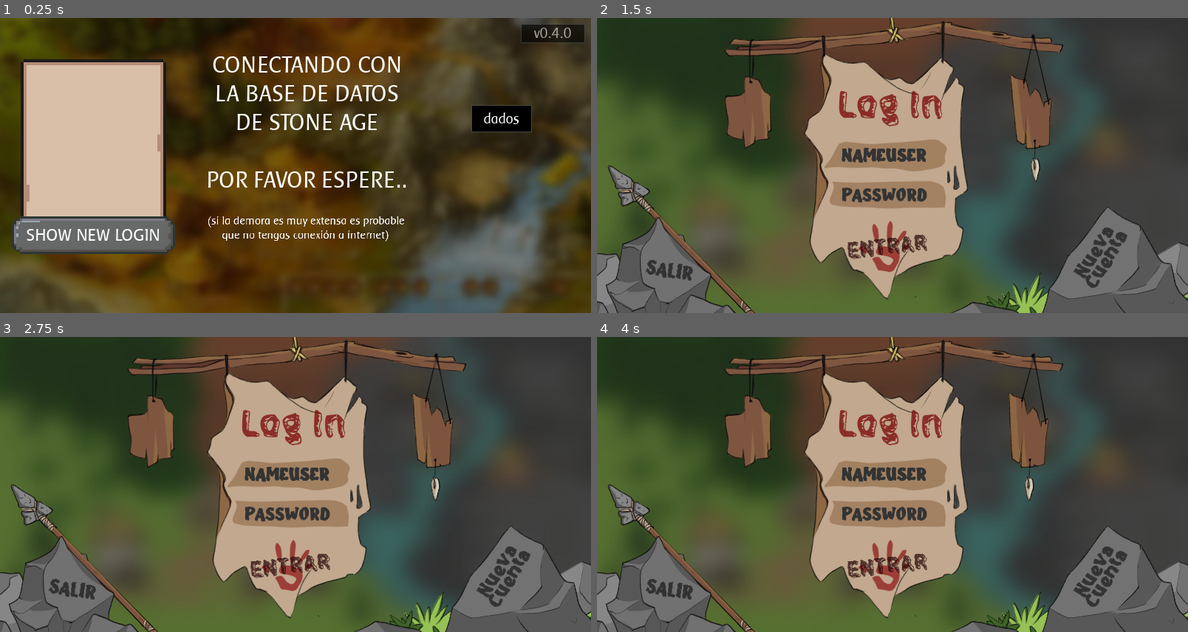
Above: before the commit, frames 1-4 (two rows, left to right).
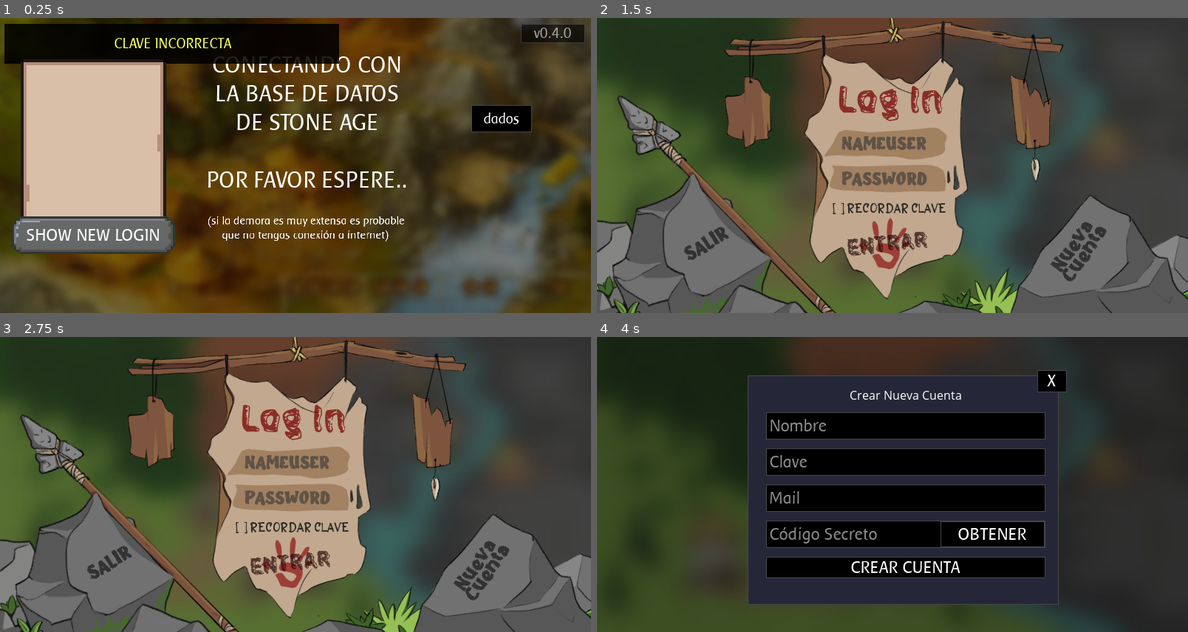
Above: after the commit, the same moments.

Repository: GabrielCancro/stone_age_firebase
Game: Godot game, scene res://Scenes/Login.tscn
Two runs of this game, one before a commit and one after it. Both use one fixed random seed, a clock stepped at 60 frames per second and the inputs below.
Inputs (mouse positions are in pixels of both pictures, inside the frame that each line leads up to; where the layout moved, square brackets give the same spot in the first picture):
- Up to frame 1 (0.25 s): no input
- Up to frame 2 (1.5 s): click "v0.4.0" at 0.5 s; click "SHOW NEW LOGIN" at 1.25 s
- Up to frame 3 (2.75 s): click (289, 564) [289, 567] at 2 s
- Up to frame 4 (4 s): click (892, 528) at 2.75 s, where only the run after the commit has a clickable "[ ] RECORDAR CLAVE"; click (1075, 570) at 3.5 s, where only the run after the commit has a clickable "Nueva Cuenta"

The runs differ from the first frame. In frame 1, 7.1% of the frame differs, in the area x 0-58%, y 2-16%; in frame 2, 21%; in frame 3, 21%; in frame 4, 66%, in the area x 0-100%, y 0-100%.
Error after the commit: Invalid get index 'user_name' (on base: 'Dictionary'). (res://Scenes/LoginNew.gd:25)

Commit message:
update

Diff:
--- /dev/null
+++ b/Scenes/CreateAccount.gd
@@ -0,0 +1,71 @@
+extends Control
+
+var CODE = 0
+var MSG_ID = 0
+
+func _ready():
+	$float_message.visible = false
+	$NewAccount/btn_back.connect("button_down",self,"onBackClick")
+	$NewAccount/VBox/btn_create.connect("button_down",self,"onCreateClick")
+	$NewAccount/VBox/code/btn_code.connect("button_down",self,"onCodeClick")
+	randomize()
+	CODE = randi()%9000+1000
+
+func onBackClick():
+	get_tree().change_scene("res://Scenes/LoginNew.tscn")
+
+func onCreateClick():
+	createAccount()
+
+func onCodeClick():
+	if $NewAccount/VBox/mail.text=="":
+		show_float_message("FALTA UN MAIL")
+		return
+	for user in FM.DATA.users:
+		if $NewAccount/VBox/mail.text==FM.DATA.users[user].mail:
+			show_float_message("ESE MAIL YA ESTA REGISTRADO!")
+			return
+	$NewAccount/VBox/code/btn_code.disabled = true
+	$MailSender.send(CODE,$NewAccount/VBox/mail.text)
+	show_float_message("HEMOS ENVIADO SU CODIGO SECRETO A SU MAIL!!")
+
+func createAccount():
+	var user_data = {
+		"name":$NewAccount/VBox/name.text.to_upper(),
+		"pass":$NewAccount/VBox/pass.text,
+		"mpass":$NewAccount/VBox/pass.text.md5_text(),
+		"mail":$NewAccount/VBox/mail.text,
+		"code":$NewAccount/VBox/code.text,
+	}
+	if user_data.name=="":
+		show_float_message("FALTA UN NOMBRE")
+		return
+	for u in FM.DATA.users:
+		if FM.DATA.users[u].name == user_data.name:
+			show_float_message("ESE USUARIO YA EXISTE!!!")
+			return
+	if user_data.pass=="":
+		show_float_message("FALTA UNA CLAVE")
+		return
+	if user_data.mail=="":
+		show_float_message("FALTA UN MAIL")
+		return
+	if user_data.code=="":
+		show_float_message("DEBES ESCRIBIR EL CODIGO SECRETO")
+		return
+	if str(CODE) != $NewAccount/VBox/code.text:
+		show_float_message("CODIGO SECRETO INCORRECTO")
+		return
+	user_data.erase("pass")
+	user_data.erase("code")
+	FM.DATA.users[user_data.name] = user_data
+	FM.push_data("users/"+user_data.name)
+	get_tree().change_scene("res://Scenes/LoginNew.tscn")
+
+func show_float_message(msg):
+	MSG_ID += 1
+	var mi_id = MSG_ID
+	$float_message.visible = true
+	$float_message/Label.text = msg
+	yield(get_tree().create_timer(4),"timeout")
+	if mi_id==MSG_ID: $float_message.visible = false
--- /dev/null
+++ b/Scenes/CreateAccount.tscn
@@ -0,0 +1,107 @@
+[gd_scene load_steps=6 format=2]
+
+[ext_resource path="res://assets/font/font_small.tres" type="DynamicFont" id=1]
+[ext_resource path="res://assets/themes/minimalUI/MinimalUI.tres" type="Theme" id=2]
+[ext_resource path="res://Games/StoneAge/assets/new_map_bg_blur.jpg" type="Texture" id=3]
+[ext_resource path="res://Scenes/CreateAccount.gd" type="Script" id=4]
+[ext_resource path="res://Scenes/MailSender.gd" type="Script" id=5]
+
+[node name="CreateAccount" type="Control"]
+anchor_right = 1.0
+anchor_bottom = 1.0
+script = ExtResource( 4 )
+
+[node name="TextureRect" type="TextureRect" parent="."]
+modulate = Color( 0.403922, 0.403922, 0.403922, 1 )
+anchor_right = 1.0
+anchor_bottom = 1.0
+texture = ExtResource( 3 )
+expand = true
+
+[node name="NewAccount" type="Panel" parent="."]
+margin_left = 204.0
+margin_top = 52.0
+margin_right = 625.0
+margin_bottom = 363.0
+theme = ExtResource( 2 )
+
+[node name="btn_back" type="Button" parent="NewAccount"]
+margin_left = 392.0
+margin_top = -7.0
+margin_right = 432.0
+margin_bottom = 23.0
+text = "X"
+
+[node name="VBox" type="VBoxContainer" parent="NewAccount"]
+anchor_right = 1.0
+anchor_bottom = 1.0
+margin_left = 25.0
+margin_top = 15.0
+margin_right = -18.0
+custom_constants/separation = 12
+
+[node name="Label" type="Label" parent="NewAccount/VBox"]
+margin_right = 378.0
+margin_bottom = 23.0
+text = "Crear Nueva Cuenta"
+align = 1
+
+[node name="name" type="LineEdit" parent="NewAccount/VBox"]
+margin_top = 35.0
+margin_right = 378.0
+margin_bottom = 72.0
+max_length = 10
+placeholder_text = "Nombre"
+
+[node name="pass" type="LineEdit" parent="NewAccount/VBox"]
+margin_top = 84.0
+margin_right = 378.0
+margin_bottom = 121.0
+max_length = 12
+placeholder_text = "Clave"
+
+[node name="mail" type="LineEdit" parent="NewAccount/VBox"]
+margin_top = 133.0
+margin_right = 378.0
+margin_bottom = 170.0
+placeholder_text = "Mail"
+
+[node name="code" type="LineEdit" parent="NewAccount/VBox"]
+margin_top = 182.0
+margin_right = 378.0
+margin_bottom = 219.0
+placeholder_text = "Código Secreto"
+
+[node name="btn_code" type="Button" parent="NewAccount/VBox/code"]
+margin_left = 236.0
+margin_top = 1.0
+margin_right = 377.0
+margin_bottom = 36.0
+text = "OBTENER"
+
+[node name="btn_create" type="Button" parent="NewAccount/VBox"]
+margin_top = 231.0
+margin_right = 378.0
+margin_bottom = 260.0
+text = "CREAR CUENTA"
+
+[node name="float_message" type="ColorRect" parent="."]
+margin_right = 453.0
+margin_bottom = 54.0
+rect_min_size = Vector2( 50, 50 )
+color = Color( 0, 0, 0, 0.862745 )
+
+[node name="Label" type="Label" parent="float_message"]
+anchor_right = 1.0
+anchor_bottom = 1.0
+margin_left = 17.0
+margin_right = -13.0
+custom_colors/font_color = Color( 0.968627, 1, 0.392157, 1 )
+custom_fonts/font = ExtResource( 1 )
+text = "CLAVE INCORRECTA"
+align = 1
+valign = 1
+autowrap = true
+
+[node name="MailSender" type="HTTPRequest" parent="."]
+script = ExtResource( 5 )
--- a/Scenes/Login.tscn
+++ b/Scenes/Login.tscn
@@ -613,7 +613,6 @@
 text = "SALIR"
 
 [node name="float_message" type="ColorRect" parent="."]
-visible = false
 anchor_left = 0.5
 anchor_top = 0.5
 anchor_right = 0.5
--- a/Scenes/LoginNew.gd
+++ b/Scenes/LoginNew.gd
@@ -1,17 +1,27 @@
 extends Control
 
-
-# Declare member variables here. Examples:
-# var a = 2
-# var b = "text"
-
-
-# Called when the node enters the scene tree for the first time.
 func _ready():
 	$Background/AnimationPlayer.play("wood")
-	pass # Replace with function body.
+	$btn_account.connect("button_down",self,"onClickAccount")
+	$btn_exit.connect("button_down",self,"onClickExit")
+	$btn_remember.connect("button_down",self,"onRememberClick")
+	checkRemember()
 
+func onClickAccount():
+	get_tree().change_scene("res://Scenes/CreateAccount.tscn")
 
-# Called every frame. 'delta' is the elapsed time since the previous frame.
-#func _process(delta):
-#	pass
+func onClickExit():
+	get_tree().quit()
+
+func onRememberClick():
+	$btn_remember/lb_X.visible = !$btn_remember/lb_X.visible
+	StoreData.DATA["remember_user"] = $btn_remember/lb_X.visible
+	checkRemember()
+
+func checkRemember():
+	$btn_remember/lb_X.visible = false
+	if("remember_user" in StoreData.DATA && StoreData.DATA.remember_user):
+		$btn_remember/lb_X.visible = true
+		$Input_name/LineEdit.text = StoreData.DATA.user_name
+		$Input_pass/LineEdit.text = StoreData.DATA.user_pass
+#		if("muted" in StoreData.DATA): $LogIn/Mute.pressed = StoreData.DATA.muted
--- a/Scenes/LoginNew.tscn
+++ b/Scenes/LoginNew.tscn
@@ -38,7 +38,27 @@
 extra_spacing_top = 7
 font_data = ExtResource( 7 )
 
+[sub_resource type="StyleBoxEmpty" id=7]
+
 [sub_resource type="StyleBoxEmpty" id=4]
+
+[sub_resource type="StyleBoxEmpty" id=8]
+
+[sub_resource type="DynamicFontData" id=9]
+font_path = "res://assets/font/bBagian.ttf"
+
+[sub_resource type="DynamicFont" id=10]
+size = 18
+extra_spacing_top = -6
+extra_spacing_bottom = -6
+font_data = SubResource( 9 )
+
+[sub_resource type="DynamicFont" id=11]
+size = 32
+outline_color = Color( 0, 0, 0, 1 )
+extra_spacing_top = -6
+extra_spacing_bottom = -6
+font_data = SubResource( 9 )
 
 [sub_resource type="DynamicFont" id=5]
 size = 30
@@ -90,8 +110,8 @@
 [node name="TextureRect3" type="TextureRect" parent="Background"]
 anchor_top = 1.0
 anchor_bottom = 1.0
-margin_top = -203.0
-margin_right = 216.0
+margin_top = -339.0
+margin_right = 361.0
 texture = ExtResource( 1 )
 expand = true
 
@@ -100,8 +120,8 @@
 anchor_top = 1.0
 anchor_right = 1.0
 anchor_bottom = 1.0
-margin_left = -355.0
-margin_top = -152.0
+margin_left = -404.0
+margin_top = -173.0
 texture = ExtResource( 3 )
 expand = true
 
@@ -111,89 +131,120 @@
 [node name="Label" type="Label" parent="."]
 modulate = Color( 1, 1, 1, 0.733333 )
 margin_left = 312.0
-margin_top = 94.0
+margin_top = 87.0
 margin_right = 484.0
-margin_bottom = 153.0
+margin_bottom = 146.0
 custom_colors/font_color = Color( 0.466667, 0, 0, 1 )
 custom_fonts/font = SubResource( 2 )
 text = "Log In"
 align = 1
 valign = 1
 
-[node name="TextureRect5" type="TextureRect" parent="."]
+[node name="Input_name" type="TextureRect" parent="."]
 anchor_left = 1.0
 anchor_top = 1.0
 anchor_right = 1.0
 anchor_bottom = 1.0
-margin_left = -490.0
-margin_top = -183.0
-margin_right = -316.0
-margin_bottom = -134.0
-texture = ExtResource( 9 )
-expand = true
-
-[node name="TextureRect6" type="TextureRect" parent="."]
+margin_left = -500.0
+margin_top = -253.0
+margin_right = -303.0
+margin_bottom = -207.0
+texture = ExtResource( 10 )
+expand = true
+__meta__ = {
+"_edit_group_": true
+}
+
+[node name="LineEdit" type="LineEdit" parent="Input_name"]
+margin_left = 31.0
+margin_top = -1.0
+margin_right = 182.0
+margin_bottom = 44.0
+focus_mode = 1
+custom_colors/font_color = Color( 0.203922, 0.203922, 0.203922, 1 )
+custom_fonts/font = SubResource( 3 )
+custom_styles/focus = SubResource( 7 )
+custom_styles/normal = SubResource( 4 )
+placeholder_text = "NAMEUSER"
+
+[node name="Input_pass" type="TextureRect" parent="."]
 anchor_left = 1.0
 anchor_top = 1.0
 anchor_right = 1.0
 anchor_bottom = 1.0
-margin_left = -500.0
-margin_top = -237.0
-margin_right = -303.0
-margin_bottom = -191.0
-texture = ExtResource( 10 )
-expand = true
-
-[node name="LineEdit" type="LineEdit" parent="."]
-margin_left = 331.0
-margin_top = 162.0
-margin_right = 482.0
-margin_bottom = 207.0
-focus_mode = 0
+margin_left = -490.0
+margin_top = -205.0
+margin_right = -316.0
+margin_bottom = -156.0
+texture = ExtResource( 9 )
+expand = true
+__meta__ = {
+"_edit_group_": true
+}
+
+[node name="LineEdit" type="LineEdit" parent="Input_pass"]
+margin_left = 21.0
+margin_top = -1.0
+margin_right = 174.0
+margin_bottom = 44.0
+focus_mode = 1
 custom_colors/font_color = Color( 0.203922, 0.203922, 0.203922, 1 )
 custom_fonts/font = SubResource( 3 )
+custom_styles/focus = SubResource( 8 )
 custom_styles/normal = SubResource( 4 )
-text = "NAMEUSER"
-
-[node name="LineEdit3" type="LineEdit" parent="."]
-margin_left = 331.0
-margin_top = 162.0
+secret = true
+secret_character = "x"
+placeholder_text = "PASSWORD"
+
+[node name="btn_remember" type="Button" parent="."]
+margin_left = 319.0
+margin_top = 249.0
 margin_right = 482.0
-margin_bottom = 207.0
-focus_mode = 0
-custom_colors/font_color = Color( 0.203922, 0.203922, 0.203922, 1 )
-custom_fonts/font = SubResource( 3 )
-custom_styles/normal = SubResource( 4 )
-text = "NAMEUSER"
-
-[node name="LineEdit2" type="LineEdit" parent="."]
-margin_left = 331.0
-margin_top = 216.0
-margin_right = 484.0
-margin_bottom = 261.0
-focus_mode = 0
-custom_colors/font_color = Color( 0.203922, 0.203922, 0.203922, 1 )
-custom_fonts/font = SubResource( 3 )
-custom_styles/normal = SubResource( 4 )
-text = "PASSWORD"
+margin_bottom = 270.0
+flat = true
+expand_icon = true
+__meta__ = {
+"_edit_group_": true
+}
+
+[node name="lb_exit" type="Label" parent="btn_remember"]
+modulate = Color( 1, 1, 1, 0.882353 )
+anchor_right = 1.0
+anchor_bottom = 1.0
+custom_colors/font_color = Color( 0.109804, 0.109804, 0.109804, 1 )
+custom_fonts/font = SubResource( 10 )
+text = "[  ] RECORDAR CLAVE"
+valign = 1
+
+[node name="lb_X" type="Label" parent="btn_remember"]
+anchor_top = 0.5
+anchor_bottom = 0.5
+margin_left = -16.0
+margin_top = -20.5
+margin_right = 30.0
+margin_bottom = 20.5
+custom_colors/font_color = Color( 0.137255, 0.105882, 0.105882, 1 )
+custom_fonts/font = SubResource( 11 )
+text = "x"
+align = 1
+valign = 1
 
 [node name="Button" type="Button" parent="."]
 modulate = Color( 1, 1, 1, 0.698039 )
 margin_left = 342.0
-margin_top = 266.0
+margin_top = 262.0
 margin_right = 439.0
-margin_bottom = 360.0
+margin_bottom = 356.0
 focus_mode = 0
 icon = ExtResource( 11 )
 flat = true
 expand_icon = true
 
-[node name="Label2" type="Label" parent="."]
-modulate = Color( 1, 1, 1, 0.733333 )
-margin_left = 305.0
-margin_top = 293.0
-margin_right = 477.0
-margin_bottom = 352.0
+[node name="lb_enter" type="Label" parent="Button"]
+margin_left = -37.0
+margin_top = 27.0
+margin_right = 135.0
+margin_bottom = 86.0
 rect_rotation = -6.1742
 custom_colors/font_color = Color( 0.152941, 0.027451, 0.027451, 1 )
 custom_fonts/font = SubResource( 5 )
@@ -201,13 +252,24 @@
 align = 1
 valign = 1
 
-[node name="Label3" type="Label" parent="."]
+[node name="btn_account" type="Button" parent="."]
+margin_left = 603.0
+margin_top = 267.0
+margin_right = 696.0
+margin_bottom = 366.0
+focus_mode = 0
+flat = true
+expand_icon = true
+
+[node name="lb_account" type="Label" parent="btn_account"]
 modulate = Color( 1, 1, 1, 0.733333 )
-margin_left = 611.0
-margin_top = 380.0
-margin_right = 783.0
-margin_bottom = 445.0
-rect_rotation = -59.366
+anchor_right = 1.0
+anchor_bottom = 1.0
+margin_left = -17.0
+margin_top = 59.0
+margin_right = -17.0
+margin_bottom = 59.0
+rect_rotation = -56.5091
 custom_colors/font_color = Color( 0.109804, 0.109804, 0.109804, 1 )
 custom_fonts/font = SubResource( 6 )
 text = "Nueva
@@ -215,13 +277,26 @@
 align = 1
 valign = 1
 
-[node name="Label4" type="Label" parent="."]
+[node name="btn_exit" type="Button" parent="."]
+margin_left = 103.0
+margin_top = 276.0
+margin_right = 193.0
+margin_bottom = 338.0
+focus_mode = 0
+flat = true
+expand_icon = true
+
+[node name="lb_exit" type="Label" parent="btn_exit"]
 modulate = Color( 1, 1, 1, 0.733333 )
-margin_left = 69.0
-margin_top = 322.0
-margin_right = 133.0
-margin_bottom = 359.0
-rect_rotation = 8.8974
+anchor_left = 0.5
+anchor_top = 0.5
+anchor_right = 0.5
+anchor_bottom = 0.5
+margin_left = -64.5
+margin_top = -14.0
+margin_right = 32.5
+margin_bottom = 80.0
+rect_rotation = -31.5252
 custom_colors/font_color = Color( 0.109804, 0.109804, 0.109804, 1 )
 custom_fonts/font = SubResource( 6 )
 text = "SALIR"
Not shown: 1 places in Scenes/LoginNew.tscn that only renumber resources
Binary file changed: assets/login/login_rocks.png
Binary file changed: assets/login/login_spear.png
